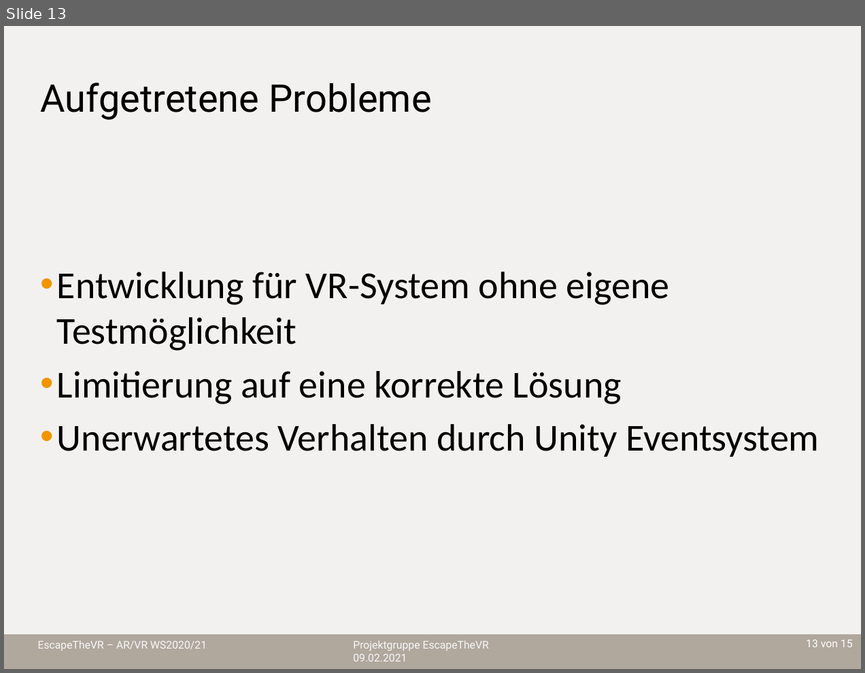
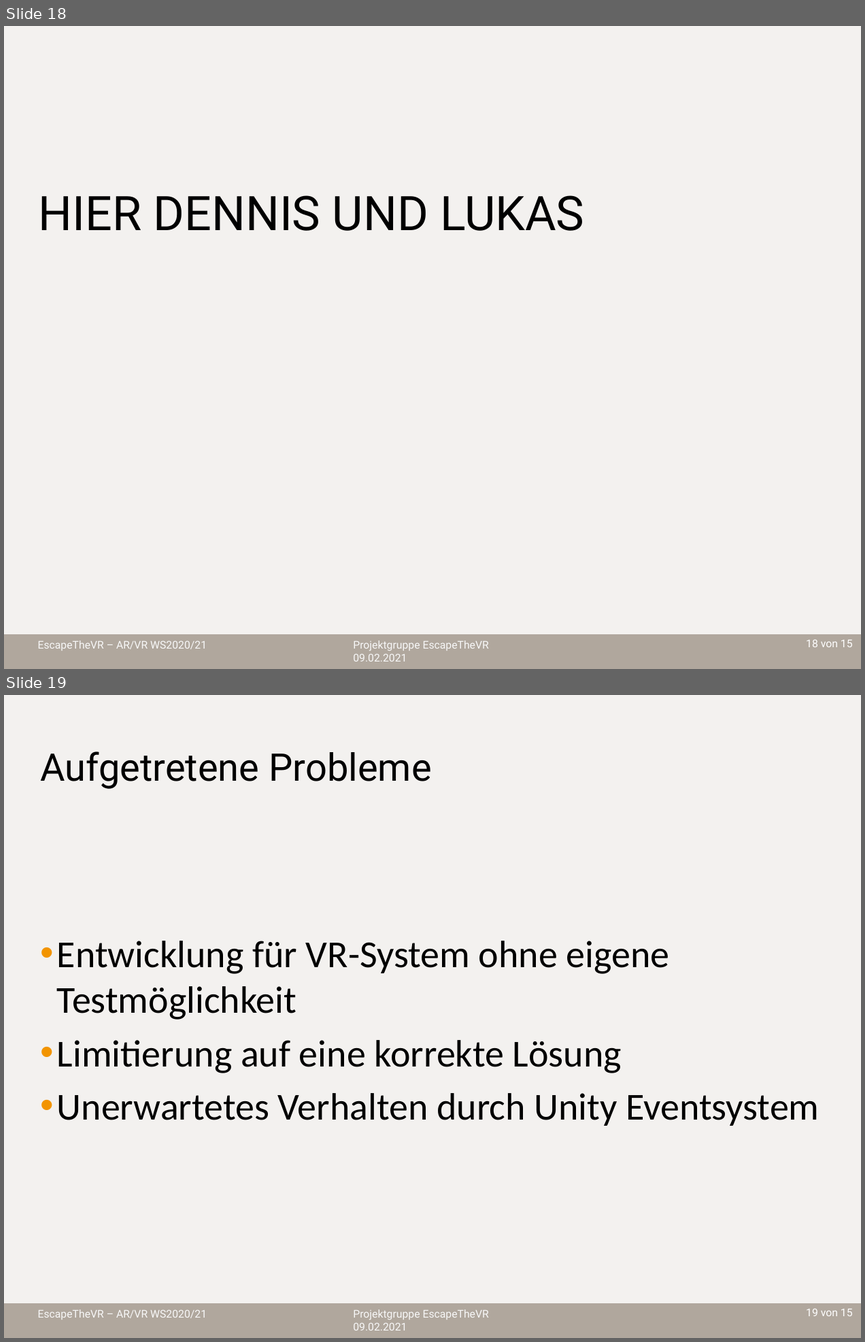
Before and after one commit to sebastian-steindl/EscapeTheVR, a slide deck: Präsentation.pptx. Shown one above the other, each under a label of ours: slide 13 before the commit, slides 18 and 19 after it. The pictures are 865x673 and 865x1342 pixels, drawn with LibreOffice and Linux fonts; fonts in the diff are those of the drawing; background and template pictures are left out. Boxes give left, top, right and bottom in pixels: in the first picture for what was removed or moved away, otherwise in the second. Text is boxed around its words. In the diff, an @@ line names an element or a change of style, - is before the commit and + after.

```diff
--- a/Präsentation.pptx
+++ b/Präsentation.pptx
@@ slide 18 added at box(4, 26, 861, 669), background #FFFFFF; not listed: 5 template elements that a slide beside it also shows @@
@@ title added at box(39, 195, 584, 231), 40 pt, text #000000 @@
+HIER DENNIS UND LUKAS
@@ what was slide 13 is now slide 19 @@
@@ page number at box(806, 1308, 853, 1316): text changed @@
-13 von 15
+19 von 15
```
Also in this commit, not shown: 8 slides changed, 5 other slides added.
